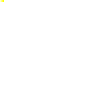
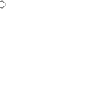
Layer changes from the first 96px x 96px image to the second:
added layer "Layer 5" above "Layer 4" over <box>0,0,6,9</box>
